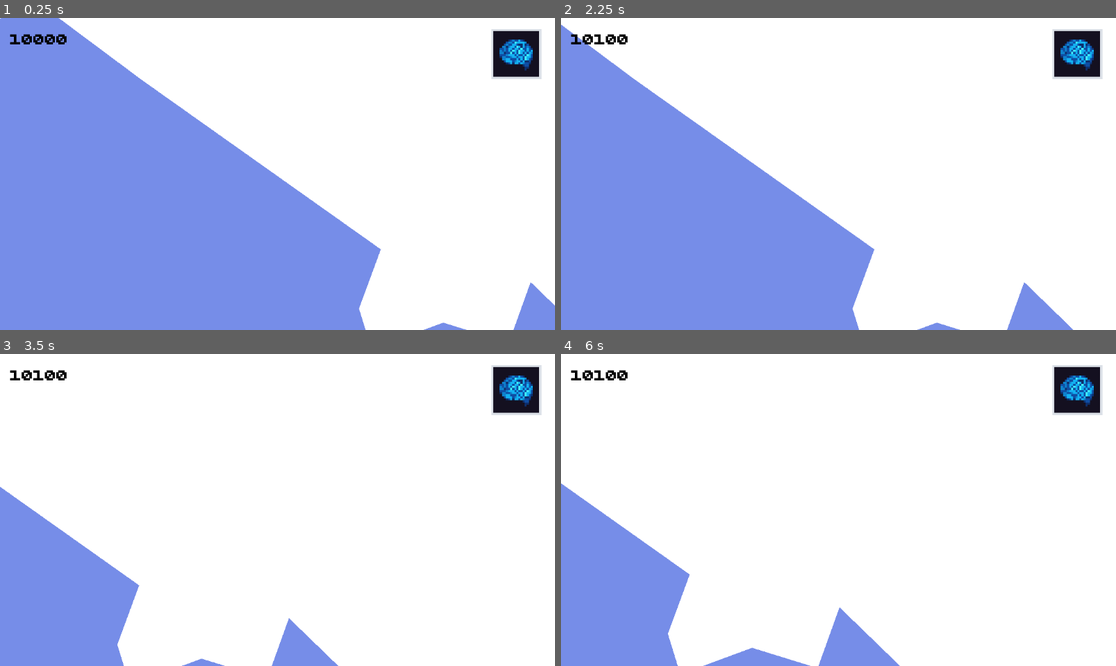
Above: before the commit, frames 1-4 (two rows, left to right).
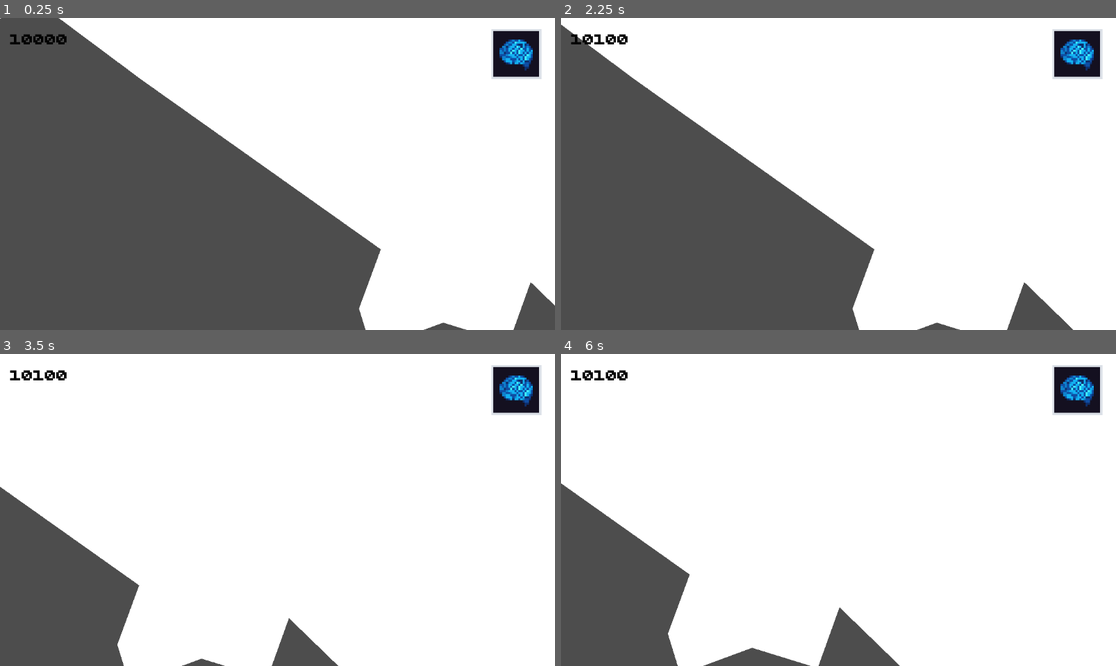
Above: after the commit, the same moments.

Repository: azizul987/Sawit-io
Game: Godot game, scene res://Scene/main.tscn
Two runs of this game, one before a commit and one after it. Both use one fixed random seed, a clock stepped at 60 frames per second and the inputs below.
Inputs (mouse positions are in pixels of both pictures, inside the frame that each line leads up to):
- Up to frame 1 (0.25 s): no input
- Up to frame 2 (2.25 s): click (1077, 55) at 0.5 s; click (1077, 55) at 1.25 s; tap Enter at 2 s; move the mouse to (960, 158) at 2.02 s; hold Right (ui_right) from 2.03 s (still down); hold M (add_coin) from 2.03 s (still down); click (960, 158) at 2.17 s
- Up to frame 3 (3.5 s): release Right (ui_right) at 2.75 s; release M (add_coin) at 2.75 s; drag from (166, 525) to (38, 510) at 2.77 s
- Up to frame 4 (6 s): tap Space at 3.5 s; move the mouse to (894, 441) at 3.52 s; hold Right (ui_right) 3.53-4.25 s; hold E (zoom_out) 3.53-4.25 s; drag from (810, 572) to (672, 463) at 4.27 s; tap Enter at 5 s; move the mouse to (1005, 556) at 5.02 s; hold Left (ui_left) 5.03-5.75 s; hold Q (zoom_in) 5.03-5.75 s; drag from (672, 463) to (755, 432) at 5.77 s

The runs differ from the first frame. In frame 1, 47% of the frame differs, in the area x 0-100%, y 0-100%; in frame 2, 35%; in frame 3, 11%; in frame 4, 12%.

Commit message:
add save slot inc

Diff:
--- /dev/null
+++ b/Logic/object_For_skrip/SaveSlotItem.tscn
@@ -0,0 +1,51 @@
+[gd_scene format=3 uid="uid://ixfjwv7jcibd"]
+
+[ext_resource type="FontFile" uid="uid://bgj0m7o0vpyqi" path="res://temp tekture/font/BPdotsSquareBold.otf" id="1_6whm3"]
+[ext_resource type="Script" uid="uid://cvqeqgjrb21wm" path="res://Logic/object_For_skrip/save_slot_item.gd" id="1_k685f"]
+
+[sub_resource type="StyleBoxFlat" id="StyleBoxFlat_k685f"]
+bg_color = Color(0.03830226, 0.220619, 0.06462212, 1)
+
+[sub_resource type="LabelSettings" id="LabelSettings_gudcv"]
+
+[node name="SaveSlotItem" type="PanelContainer" unique_id=1419727540]
+custom_minimum_size = Vector2(305.058, 183.352)
+anchors_preset = -1
+anchor_right = 0.2648071
+anchor_bottom = 0.2829512
+offset_right = -3.0517578e-05
+grow_horizontal = 2
+grow_vertical = 2
+script = ExtResource("1_k685f")
+metadata/_edit_use_anchors_ = true
+
+[node name="Panel" type="Panel" parent="." unique_id=1129283430]
+layout_mode = 2
+theme_override_styles/panel = SubResource("StyleBoxFlat_k685f")
+
+[node name="Label" type="Label" parent="." unique_id=107499074]
+layout_mode = 2
+theme_override_fonts/font = ExtResource("1_6whm3")
+theme_override_font_sizes/font_size = 32
+text = "Nama Slot"
+label_settings = SubResource("LabelSettings_gudcv")
+horizontal_alignment = 1
+vertical_alignment = 1
+
+[node name="MarginContainer" type="MarginContainer" parent="." unique_id=608747833]
+layout_mode = 2
+theme_override_constants/margin_top = 119
+
+[node name="CenterContainer" type="CenterContainer" parent="MarginContainer" unique_id=791058224]
+layout_mode = 2
+
+[node name="HBoxContainer" type="HBoxContainer" parent="MarginContainer/CenterContainer" unique_id=440689202]
+layout_mode = 2
+
+[node name="Delete" type="Button" parent="MarginContainer/CenterContainer/HBoxContainer" unique_id=1762003973]
+layout_mode = 2
+text = "Delete"
+
+[node name="Load" type="Button" parent="MarginContainer/CenterContainer/HBoxContainer" unique_id=1075046711]
+layout_mode = 2
+text = "Load"
--- /dev/null
+++ b/Logic/object_For_skrip/save_slot_item.gd
@@ -0,0 +1,15 @@
+extends PanelContainer
+
+signal load_requested
+signal delete_requested
+
+@onready var label = $Label          # sesuaikan path node Label kamu
+@onready var load_button =$MarginContainer/CenterContainer/HBoxContainer/Load
+@onready var delete_button = $MarginContainer/CenterContainer/HBoxContainer/Delete
+
+func _ready():
+	load_button.pressed.connect(func(): load_requested.emit())
+	delete_button.pressed.connect(func(): delete_requested.emit())
+
+func set_slot_number(slot_num: int):
+	label.text = "Slot " + str(slot_num)
--- a/Logic/skrip/SaveManager.gd
+++ b/Logic/skrip/SaveManager.gd
@@ -120,3 +120,32 @@
 		print("Save slot", current_slot, "berhasil dihapus")
 	else:
 		print("Save slot", current_slot, "memang belum ada")
+
+func get_all_used_slots() -> Array[int]:
+	var slots: Array[int] = []
+	var dir := DirAccess.open("user://")
+	if dir == null:
+		return slots
+	dir.list_dir_begin()
+	var file_name := dir.get_next()
+	while file_name != "":
+		if file_name.begins_with("save_slot_") and file_name.ends_with(".json"):
+			var num_str := file_name.trim_prefix("save_slot_").trim_suffix(".json")
+			if num_str.is_valid_int():
+				slots.append(int(num_str))
+		file_name = dir.get_next()
+	dir.list_dir_end()
+	slots.sort()
+	return slots
+
+func get_next_available_slot() -> int:
+	var used_slots := get_all_used_slots()
+	var next_slot := 1
+	while used_slots.has(next_slot):
+		next_slot += 1
+	return next_slot
+
+func delete_slot(slot: int) -> void:
+	var path := "user://save_slot_%d.json" % slot
+	if FileAccess.file_exists(path):
+		DirAccess.remove_absolute(path)
--- /dev/null
+++ b/Scene/MainMenui.tscn
@@ -0,0 +1,185 @@
+[gd_scene format=3 uid="uid://c8jqomxx4ldm0"]
+
+[ext_resource type="Script" uid="uid://b2lrd72cb72u2" path="res://Scene/main_menui.gd" id="1_0h56x"]
+[ext_resource type="FontFile" uid="uid://bgj0m7o0vpyqi" path="res://temp tekture/font/BPdotsSquareBold.otf" id="1_k3gr3"]
+
+[sub_resource type="StyleBoxFlat" id="StyleBoxFlat_0h56x"]
+bg_color = Color(0, 0, 0, 1)
+
+[sub_resource type="Animation" id="Animation_k3gr3"]
+length = 0.001
+tracks/0/type = "value"
+tracks/0/imported = false
+tracks/0/enabled = true
+tracks/0/path = NodePath("CanvasLayer/Menu_Awal:modulate")
+tracks/0/interp = 1
+tracks/0/loop_wrap = true
+tracks/0/keys = {
+"times": PackedFloat32Array(0),
+"transitions": PackedFloat32Array(1),
+"update": 0,
+"values": [Color(1, 1, 1, 0)]
+}
+tracks/1/type = "value"
+tracks/1/imported = false
+tracks/1/enabled = true
+tracks/1/path = NodePath("CanvasLayer/Menu_Awal:position")
+tracks/1/interp = 1
+tracks/1/loop_wrap = true
+tracks/1/keys = {
+"times": PackedFloat32Array(0),
+"transitions": PackedFloat32Array(1),
+"update": 0,
+"values": [Vector2(0, 600)]
+}
+
+[sub_resource type="Animation" id="Animation_0h56x"]
+resource_name = "menu_hide"
+length = 0.6
+tracks/0/type = "value"
+tracks/0/imported = false
+tracks/0/enabled = true
+tracks/0/path = NodePath("CanvasLayer/Menu_Awal:modulate")
+tracks/0/interp = 1
+tracks/0/loop_wrap = true
+tracks/0/keys = {
+"times": PackedFloat32Array(-0.06666669, 0.5),
+"transitions": PackedFloat32Array(1, 1),
+"update": 0,
+"values": [Color(1, 1, 1, 1), Color(1, 1, 1, 0)]
+}
+tracks/1/type = "value"
+tracks/1/imported = false
+tracks/1/enabled = true
+tracks/1/path = NodePath("CanvasLayer/Menu_Awal:position")
+tracks/1/interp = 1
+tracks/1/loop_wrap = true
+tracks/1/keys = {
+"times": PackedFloat32Array(0, 0.49),
+"transitions": PackedFloat32Array(1, 1),
+"update": 0,
+"values": [Vector2(0, 100), Vector2(0, -600)]
+}
+
+[sub_resource type="Animation" id="Animation_3r8ox"]
+resource_name = "menu_show"
+length = 0.53333336
+tracks/0/type = "value"
+tracks/0/imported = false
+tracks/0/enabled = true
+tracks/0/path = NodePath("CanvasLayer/Menu_Awal:modulate")
+tracks/0/interp = 1
+tracks/0/loop_wrap = true
+tracks/0/keys = {
+"times": PackedFloat32Array(0, 0.46666667),
+"transitions": PackedFloat32Array(1, 1),
+"update": 0,
+"values": [Color(1, 1, 1, 0), Color(1, 1, 1, 1)]
+}
+tracks/1/type = "value"
+tracks/1/imported = false
+tracks/1/enabled = true
+tracks/1/path = NodePath("CanvasLayer/Menu_Awal:position")
+tracks/1/interp = 1
+tracks/1/loop_wrap = true
+tracks/1/keys = {
+"times": PackedFloat32Array(0.06, 0.46),
+"transitions": PackedFloat32Array(1, 1),
+"update": 0,
+"values": [Vector2(0, 600), Vector2(0, 50)]
+}
+
+[sub_resource type="AnimationLibrary" id="AnimationLibrary_w84f2"]
+_data = {
+&"RESET": SubResource("Animation_k3gr3"),
+&"menu_hide": SubResource("Animation_0h56x"),
+&"menu_show": SubResource("Animation_3r8ox")
+}
+
+[node name="MainMenu" type="Node2D" unique_id=240010447]
+script = ExtResource("1_0h56x")
+
+[node name="CanvasLayer" type="CanvasLayer" parent="." unique_id=1363850231]
+
+[node name="SaveMenu" type="Control" parent="CanvasLayer" unique_id=857662195]
+layout_mode = 3
+anchors_preset = 15
+anchor_right = 1.0
+anchor_bottom = 1.0
+offset_left = 1.0
+offset_right = 1.0
+grow_horizontal = 2
+grow_vertical = 2
+
+[node name="ScrollContainer" type="ScrollContainer" parent="CanvasLayer/SaveMenu" unique_id=893012227]
+layout_mode = 1
+anchors_preset = 8
+anchor_left = 0.5
+anchor_top = 0.5
+anchor_right = 0.5
+anchor_bottom = 0.5
+offset_left = -168.0
+offset_top = -237.11581
+offset_right = 168.0
+offset_bottom = 237.11581
+grow_horizontal = 2
+grow_vertical = 2
+
+[node name="VBoxContainer" type="VBoxContainer" parent="CanvasLayer/SaveMenu/ScrollContainer" unique_id=2035582607]
+layout_mode = 2
+size_flags_horizontal = 3
+theme_override_constants/separation = 11
+
+[node name="Add" type="Button" parent="CanvasLayer/SaveMenu" unique_id=1660065971]
+custom_minimum_size = Vector2(305, 31)
+layout_mode = 1
+anchors_preset = 8
+anchor_left = 0.5
+anchor_top = 0.5
+anchor_right = 0.5
+anchor_bottom = 0.5
+offset_left = -153.5
+offset_top = -15.5
+offset_right = 151.5
+offset_bottom = 15.5
+grow_horizontal = 2
+grow_vertical = 2
+text = "Tambah"
+
+[node name="Menu_Awal" type="Control" parent="CanvasLayer" unique_id=370296056]
+modulate = Color(1, 1, 1, 0)
+layout_mode = 3
+anchors_preset = 15
+anchor_right = 1.0
+anchor_bottom = 1.0
+offset_top = 600.0
+offset_bottom = 599.99927
+grow_horizontal = 2
+grow_vertical = 2
+
+[node name="Button" type="Button" parent="CanvasLayer/Menu_Awal" unique_id=1614987110]
+layout_mode = 1
+anchors_preset = 8
+anchor_left = 0.5
+anchor_top = 0.5
+anchor_right = 0.5
+anchor_bottom = 0.5
+offset_left = -86.80371
+offset_top = -38.041138
+offset_right = 86.80371
+offset_bottom = 38.041138
+grow_horizontal = 2
+grow_vertical = 2
+theme_override_fonts/font = ExtResource("1_k3gr3")
+theme_override_font_sizes/font_size = 32
+theme_override_styles/normal = SubResource("StyleBoxFlat_0h56x")
+text = "Mulai"
+
+[node name="AnimationPlayer" type="AnimationPlayer" parent="." unique_id=1856931493]
+libraries/ = SubResource("AnimationLibrary_w84f2")
+
+[node name="PanelContainer" type="PanelContainer" parent="." unique_id=1829199323]
+offset_right = 40.0
+offset_bottom = 40.0
+
+[connection signal="button_up" from="CanvasLayer/Menu_Awal/Button" to="." method="hide_menu_awal"]
--- a/Scene/main.tscn
+++ b/Scene/main.tscn
@@ -1,15 +1,11 @@
 [gd_scene format=3 uid="uid://dxkquoqy2ieyg"]
 
-[ext_resource type="Script" uid="uid://b7gcgmxtouwdw" path="res://Scene/map.gd" id="1_75buv"]
+[ext_resource type="Script" uid="uid://b7gcgmxtouwdw" path="res://Logic/skrip/map.gd" id="1_75buv"]
 [ext_resource type="Script" uid="uid://gdpchd5siepj" path="res://Logic/skrip/Click.gd" id="1_f6udf"]
-[ext_resource type="Script" uid="uid://dvn5kf0qm1qq8" path="res://Scene/policoly.gd" id="2_2wwxx"]
-[ext_resource type="Script" uid="uid://b5o0songb035l" path="res://Scene/GenPoli.gd" id="2_r34rm"]
+[ext_resource type="Script" uid="uid://dvn5kf0qm1qq8" path="res://Logic/skrip/policoly.gd" id="2_2wwxx"]
 [ext_resource type="Texture2D" uid="uid://waqgwxuccu6e" path="res://temp tekture/peta-sumatera.jpeg" id="2_sblpm"]
-[ext_resource type="Resource" uid="uid://n1ai2teu4848" path="res://Logic/Data Templete/Data/ress/Wilayah1.tres" id="5_1xcnr"]
 [ext_resource type="PackedScene" uid="uid://cxv7ow360bpqu" path="res://Ui/Ui_Main.tscn" id="5_3amdw"]
-[ext_resource type="Script" uid="uid://dwkfvo7lurs2s" path="res://Scene/Main__Camera.gd" id="6_ow1sv"]
-[ext_resource type="Resource" uid="uid://7xqdmxfx278f" path="res://Logic/Data Templete/Data/ress/Wilayah2.tres" id="7_c2iwn"]
-[ext_resource type="Resource" uid="uid://bro64h6u8ho16" path="res://Logic/Data Templete/Data/ress/Wilayah3.tres" id="8_3pt4j"]
+[ext_resource type="Script" uid="uid://dwkfvo7lurs2s" path="res://Logic/skrip/Main__Camera.gd" id="6_ow1sv"]
 [ext_resource type="Resource" uid="uid://bnskm3qucgb6k" path="res://Logic/Data Templete/Data/ress/jambi.tres" id="9_7y4ci"]
 [ext_resource type="PackedScene" uid="uid://bt3fmc0j87d68" path="res://Logic/object_For_skrip/button.tscn" id="12_mxd2g"]
 
@@ -46,125 +42,6 @@
 position = Vector2(290, 235)
 polygon = PackedVector2Array(12, 10, 3, -1, 3, -5, 12, -2, 18, -8, 23, -11, 23, -20, 29, -25, 39, -21, 44, -23, 53, -21, 63, -21, 63, -11, 66, -6, 72, -6, 72, 5, 79, 8, 83, 9, 84, 18, 84, 22, 79, 26, 74, 33, 49, 36, 42, 41, 36, 41, 32, 27)
 script = ExtResource("2_2wwxx")
-
-[node name="4" type="Area2D" parent="map/Sumatera Selatan" unique_id=1008839753]
-position = Vector2(-6.9999995, 74.99999)
-scale = Vector2(0.99999994, 0.99999994)
-
-[node name="Polygon2D" type="Polygon2D" parent="map/Sumatera Selatan/4" unique_id=451445263]
-position = Vector2(246, 208)
-color = Color(3.946722e-06, 0.5291943, 0.43840313, 0.654902)
-polygon = PackedVector2Array(6.209259, 14.172363, 1.1754456, 10.941681, 3.0537415, 7.1851196, 5.952881, 3.9421387, 4.3826447, -2.6694336, 2.0620422, -6.173828, -0.6394501, -10.676819, 10.774017, -9.561798, 21.785019, -7.383789, 25.537643, 6.1503906, 21.730972, 13.763702, 15.199997, 20.400024, 12, 18, 9.02002, 16.159973)
-uv = PackedVector2Array(12, 10, 12, -2, 18, -8, 23, -11, 23, -20, 44, -22, 53, -21, 63, -21, 63, -11, 66, -6, 79, 8, 84, 18, 84, 22, 79, 26, 74, 33, 49, 36, 42, 41, 36, 41, 32, 27)
-script = ExtResource("2_r34rm")
-
-[node name="Wilayah 1" type="Area2D" parent="map/Sumatera Selatan/4" unique_id=1957909571]
-script = ExtResource("1_f6udf")
-data = ExtResource("5_1xcnr")
-
-[node name="Polygon2D" type="Polygon2D" parent="map/Sumatera Selatan/4/Wilayah 1" unique_id=1814564053]
-position = Vector2(249.2012, 217.29884)
-scale = Vector2(0.99999994, 0.99999994)
-color = Color(0.47843137, 0.26666668, 0.03137255, 1)
-polygon = PackedVector2Array(0.3955078, 3.3647766, -2.1981049, 1.6929016, -0.9911957, -0.7171631, -0.20185852, -2.2591248, 2.7716522, -5.393799, 6.0511627, -7.548828, 6.0808563, -7.5371094, 6.1003876, -7.523834, 1.7456207, 1.1741638)
-uv = PackedVector2Array(12, 10, 12, -2, 18, -8, 23, -11, 23, -20, 44, -22, 53, -21, 63, -21, 63, -11, 66, -6, 79, 8, 84, 18, 84, 22, 79, 26, 74, 33, 49, 36, 42, 41, 36, 41, 32, 27)
-
-[node name="CollisionPolygon2D" type="CollisionPolygon2D" parent="map/Sumatera Selatan/4/Wilayah 1" unique_id=1007644107]
-position = Vector2(249.2012, 217.29884)
-scale = Vector2(0.99999994, 0.99999994)
-polygon = PackedVector2Array(0.40963745, 3.3647766, -2.1839752, 1.6929016, -0.97706604, -0.7171631, -0.18772888, -2.2591248, 2.7857819, -5.393799, 6.0652924, -7.548828, 6.094986, -7.5371094, 6.114517, -7.523834, 1.7597504, 1.1741638)
-script = ExtResource("2_2wwxx")
-
-[node name="Line2D" type="Line2D" parent="map/Sumatera Selatan/4/Wilayah 1" unique_id=268089577]
-top_level = true
-z_index = 1
-points = PackedVector2Array(2425.9666, 2956.6355, 2400.0305, 2939.9167, 2412.0996, 2915.8162, 2419.993, 2900.3965, 2449.728, 2869.0498, 2482.5232, 2847.4995, 2482.82, 2847.6167, 2483.0154, 2847.7495, 2439.4678, 2934.7295, 2425.9666, 2956.6355)
-width = 1.0
-joint_mode = 2
-begin_cap_mode = 2
-end_cap_mode = 2
-antialiased = true
-
-[node name="Button" type="Button" parent="map/Sumatera Selatan/4/Wilayah 1" unique_id=1229863461]
-visible = false
-offset_left = 246.16013
-offset_top = 211.91728
-offset_right = 254.16013
-offset_bottom = 219.91728
-
-[node name="Area2D" type="Area2D" parent="map/Sumatera Selatan/4" unique_id=1040300005]
-
-[node name="Polygon2D4" type="Polygon2D" parent="map/Sumatera Selatan/4/Area2D" unique_id=1274764802]
-position = Vector2(257.49808, 207.67746)
-scale = Vector2(0.9999998, 0.9999998)
-color = Color(0.8342242, 0.9857474, 0.9079565, 0.5686275)
-polygon = PackedVector2Array(3.1460876, 5.1457214, -2.245346, 2.0708313, -2.8503418, -2.6915894, -3.6787872, -9.350891, 1.6423035, -8.713684, 10.133652, -7.0892944, 10.300095, -7.0269165, 4.96933, 1.5775146)
-uv = PackedVector2Array(12, 10, 12, -2, 18, -8, 23, -11, 23, -20, 44, -22, 53, -21, 63, -21, 63, -11, 66, -6, 79, 8, 84, 18, 84, 22, 79, 26, 74, 33, 49, 36, 42, 41, 36, 41, 32, 27)
-
-[node name="Polygon2D2" type="Polygon2D" parent="map/Sumatera Selatan/4/Area2D" unique_id=1898434610]
-position = Vector2(262.83615, 211.21796)
-scale = Vector2(0.9999998, 0.9999998)
-color = Color(0.6313726, 0, 0.11764706, 0.5686275)
-polygon = PackedVector2Array(0.3955078, 3.3647766, -2.1372528, 1.6172485, -0.2680664, -2.3428955, 4.9465485, -10.513214, 5.017502, -10.380157, 8.668716, 2.9501038, 6.8680573, 6.5514526, 3.3539276, 5.472992)
-uv = PackedVector2Array(12, 10, 12, -2, 18, -8, 23, -11, 23, -20, 44, -22, 53, -21, 63, -21, 63, -11, 66, -6, 79, 8, 84, 18, 84, 22, 79, 26, 74, 33, 49, 36, 42, 41, 36, 41, 32, 27)
-
-[node name="Area2D4" type="Area2D" parent="map/Sumatera Selatan/4" unique_id=534878090]
-
-[node name="Polygon2D2" type="Polygon2D" parent="map/Sumatera Selatan/4/Area2D4" unique_id=1948464681]
-position = Vector2(259.95657, 224.24567)
-scale = Vector2(0.9999998, 0.9999998)
-color = Color(0.8076491, 9.241105e-06, 0.5288728, 0.5686275)
-polygon = PackedVector2Array(1.4820862, 4.004059, -2.4584656, 1.3880005, -1.2209625, -0.9446106, -0.43971252, -2.5047913, 1.1172485, -5.3520813, 1.1062012, -11.159058, 6.201248, -7.611664, 9.686523, -6.448395, 7.80661, -2.5610657, 6.468384, -1.1273499)
-uv = PackedVector2Array(12, 10, 12, -2, 18, -8, 23, -11, 23, -20, 44, -22, 53, -21, 63, -21, 63, -11, 66, -6, 79, 8, 84, 18, 84, 22, 79, 26, 74, 33, 49, 36, 42, 41, 36, 41, 32, 27)
-
-[node name="Wilayah_2" type="Area2D" parent="map/Sumatera Selatan/4" unique_id=1722814435]
-script = ExtResource("1_f6udf")
-data = ExtResource("7_c2iwn")
-
-[node name="Polygon2D" type="Polygon2D" parent="map/Sumatera Selatan/4/Wilayah_2" unique_id=285864580]
-color = Color(2.887845e-06, 0.8345327, 0.9561133, 1)
-polygon = PackedVector2Array(254.36932, 198.41312, 255.25914, 209.73993, 251.96172, 211.91727, 250.63974, 205.26678, 245.09764, 197.41544)
-
-[node name="CollisionPolygon2D" type="CollisionPolygon2D" parent="map/Sumatera Selatan/4/Wilayah_2" unique_id=2104537447]
-polygon = PackedVector2Array(254.36932, 198.41312, 255.25914, 209.73993, 251.96172, 211.91727, 250.63974, 205.26678, 245.09764, 197.41544)
-script = ExtResource("2_2wwxx")
-
-[node name="Line2D" type="Line2D" parent="map/Sumatera Selatan/4/Wilayah_2" unique_id=797617788]
-top_level = true
-z_index = 1
-points = PackedVector2Array(2473.6929, 2734.1306, 2482.5908, 2847.399, 2449.6167, 2869.1724, 2436.397, 2802.6675, 2380.9758, 2724.1538, 2473.6929, 2734.1306)
-width = 1.0
-joint_mode = 2
-begin_cap_mode = 2
-end_cap_mode = 2
-antialiased = true
-
-[node name="Wilayah_3" type="Area2D" parent="map/Sumatera Selatan/4" unique_id=598860929]
-script = ExtResource("1_f6udf")
-data = ExtResource("8_3pt4j")
-
-[node name="Polygon2D" type="Polygon2D" parent="map/Sumatera Selatan/4/Wilayah_3" unique_id=497778157]
-position = Vector2(251.99997, 218.99994)
-scale = Vector2(0.99999976, 0.99999976)
-color = Color(0.14395389, 0.60511005, 0.829798, 1)
-polygon = PackedVector2Array(5.492798, 6.562683, -2.392746, 1.6251221, -0.9911957, -0.7171631, -0.1772461, -2.283844, 3.3268127, -9.272217, 9.09761, -5.905731, 8.970413, 0.11642456)
-uv = PackedVector2Array(12, 10, 12, -2, 18, -8, 23, -11, 23, -20, 44, -22, 53, -21, 63, -21, 63, -11, 66, -6, 79, 8, 84, 18, 84, 22, 79, 26, 74, 33, 49, 36, 42, 41, 36, 41, 32, 27)
-
-[node name="CollisionPolygon2D" type="CollisionPolygon2D" parent="map/Sumatera Selatan/4/Wilayah_3" unique_id=51224972]
-position = Vector2(251.99997, 218.99994)
-scale = Vector2(0.99999976, 0.99999976)
-polygon = PackedVector2Array(5.492798, 6.562683, -2.392746, 1.6251221, -0.9911957, -0.7171631, -0.1772461, -2.283844, 3.3268127, -9.272217, 9.09761, -5.905731, 8.970413, 0.11642456)
-script = ExtResource("2_2wwxx")
-
-[node name="Line2D" type="Line2D" parent="map/Sumatera Selatan/4/Wilayah_3" unique_id=1635228069]
-top_level = true
-z_index = 1
-points = PackedVector2Array(2504.9272, 3005.6257, 2426.0718, 2956.2502, 2440.0874, 2932.8274, 2448.2268, 2917.1606, 2483.2673, 2847.2769, 2540.9753, 2880.9417, 2539.7034, 2941.1633, 2504.9272, 3005.6257)
-width = 1.0
-joint_mode = 2
-begin_cap_mode = 2
-end_cap_mode = 2
-antialiased = true
 
 [node name="Tempelte" type="Area2D" parent="map" unique_id=1404920364]
 position = Vector2(257, 272.2)
--- /dev/null
+++ b/Scene/main_menui.gd
@@ -0,0 +1,51 @@
+extends Node2D
+
+const SAVE_SLOT_SCENE = preload("res://Logic/object_For_skrip/SaveSlotItem.tscn")
+
+@onready var slot_container = $CanvasLayer/SaveMenu/ScrollContainer/VBoxContainer
+@onready var add_button =$CanvasLayer/SaveMenu/Add
+# Called when the node enters the scene tree for the first time.
+func _ready() -> void:
+	show_menu_awal()
+	add_button.pressed.connect(_on_add_button_pressed)
+	_refresh_slots()
+
+
+# Called every frame. 'delta' is the elapsed time since the previous frame.
+func _process(delta: float) -> void:
+	pass
+func show_menu_awal():
+	$CanvasLayer/Menu_Awal.visible = true
+	$AnimationPlayer.play("menu_show")
+
+func hide_menu_awal():
+	$AnimationPlayer.play("menu_hide")
+	await $AnimationPlayer.animation_finished
+	visible = false
+
+func _refresh_slots():
+	for child in slot_container.get_children():
+		child.queue_free()
+	for slot_num in SaveManager.get_all_used_slots():
+		_create_slot_ui(slot_num)
+
+func _create_slot_ui(slot_num: int):
+	var slot_ui = SAVE_SLOT_SCENE.instantiate()
+	slot_container.add_child(slot_ui)
+	slot_ui.set_slot_number(slot_num)  # cuma buat nampilin "Slot 1" dsb
+	slot_ui.load_requested.connect(_on_slot_load.bind(slot_num))
+	slot_ui.delete_requested.connect(_on_slot_delete.bind(slot_num))
+
+func _on_add_button_pressed():
+	var new_slot := SaveManager.get_next_available_slot()
+	SaveManager.set_slot(new_slot)
+	SaveManager.save_game()
+	_refresh_slots()
+
+func _on_slot_load(slot_num: int):
+	SaveManager.set_slot(slot_num)
+	get_tree().change_scene_to_file("res://Scene/main.tscn")  # scene tujuan yang udah punya logic load sendiri
+
+func _on_slot_delete(slot_num: int):
+	SaveManager.delete_slot(slot_num)
+	_refresh_slots()
--- a/project.godot
+++ b/project.godot
@@ -65,4 +65,3 @@
 
 textures/canvas_textures/default_texture_filter=0
 rendering_device/driver.windows="d3d12"
-environment/defaults/default_clear_color=Color(0.4609691, 0.55207896, 0.90865093, 1)
Not shown, added: Logic/object_For_skrip/save_slot_item.gd.uid
Renamed: Scene/Main__Camera.gd -> Logic/skrip/Main__Camera.gd
Renamed: Scene/Main__Camera.gd.uid -> Logic/skrip/Main__Camera.gd.uid
Renamed: Scene/map.gd -> Logic/skrip/map.gd
Renamed: Scene/map.gd.uid -> Logic/skrip/map.gd.uid
Renamed: Scene/policoly.gd -> Logic/skrip/policoly.gd
Renamed: Scene/policoly.gd.uid -> Logic/skrip/policoly.gd.uid
Not shown, added: Scene/main_menui.gd.uid
